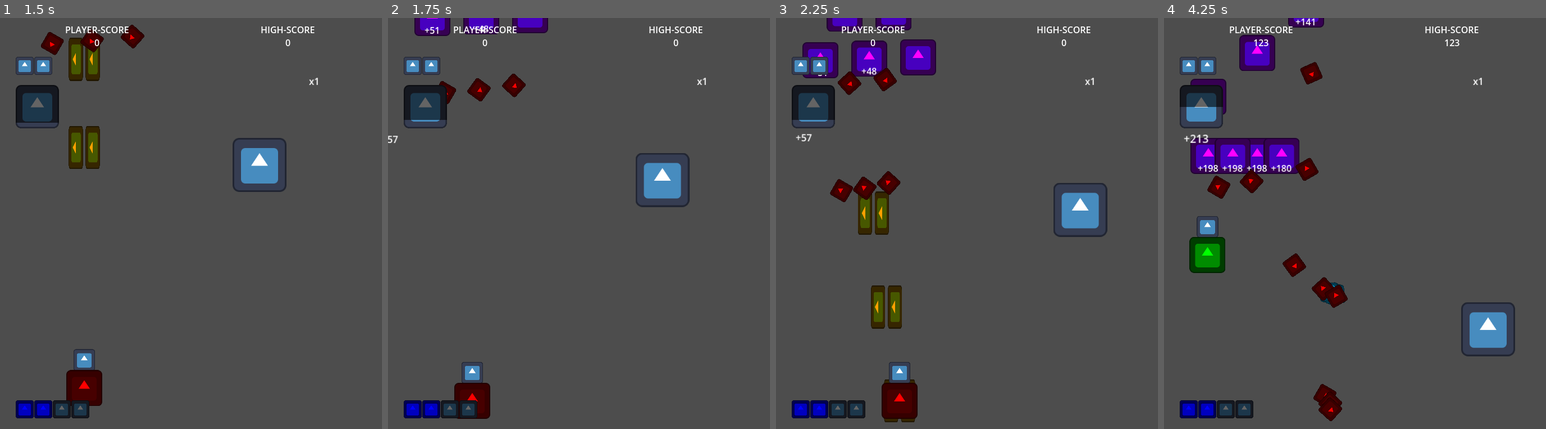
Above: before the commit, frames 1-4 (left to right).
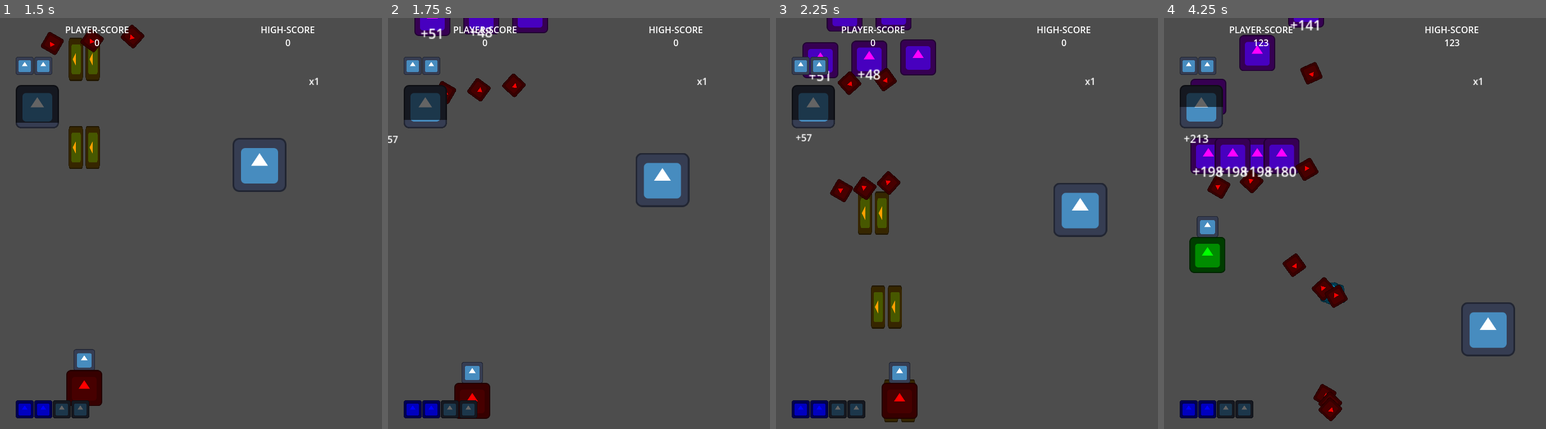
Above: after the commit, the same moments.

Repository: Zeroeth-0/Gatogun
Game: Godot game, scene res://scenes/UI/title_screen.tscn
The game is run twice, just before and just after one commit, with the same random seed, the same clock (stepped at 60 frames per second) and the same inputs. The engine's default icon, where the game draws it, is replaced by a stand-in: a white triangle on a blue panel in a dark square.
Inputs:
- Up to frame 1 (1.5 s): tap Enter (Start) at 0.5 s; hold Right (RIGHT) 0.53-1.28 s; hold Z (A) 0.53-1.28 s; hold Down (DOWN) from 1.28 s (still down); tap X (B) at 1.35 s
- Up to frame 2 (1.75 s): keep holding Down (DOWN)
- Up to frame 3 (2.25 s): release Down (DOWN) at 2.03 s; hold Right (RIGHT) from 2.03 s (still down); hold C (C) from 2.03 s (still down)
- Up to frame 4 (4.25 s): release Right (RIGHT) at 2.78 s; release C (C) at 2.78 s; hold Up (UP) 2.78-3.53 s; tap Enter (Start) at 2.85 s; hold Left (LEFT) from 3.53 s (still down); hold Z (A) from 3.53 s (still down)

Frame 1 is identical in both runs. In frame 2, 0.2% of the frame differs, in the area x 8-28%, y 1-6%; in frame 3, 0.2%; in frame 4, 0.6%, in the area x 7-41%, y 0-39%.

Commit message:
Enemy Combo Label Adjusted

Diff:
--- a/scenes/UI/enemy_combo.tscn
+++ b/scenes/UI/enemy_combo.tscn
@@ -15,5 +15,6 @@
 offset_bottom = -20.0
 grow_horizontal = 2
 grow_vertical = 0
+scale = Vector2(1.5, 1.5)
 horizontal_alignment = 1
 script = ExtResource("1_f7643")
--- a/scenes/enemies/base/enemy.tscn
+++ b/scenes/enemies/base/enemy.tscn
@@ -44,7 +44,9 @@
 debug_color = Color(0, 1, 0, 0.419608)
 
 [node name="EnemyCombo" parent="." instance=ExtResource("3_38ino")]
+offset_left = -75.0
 offset_top = 10.0
+offset_right = 25.0
 offset_bottom = 50.0
 
 [connection signal="area_entered" from="Hitbox" to="." method="_on_hitbox_area_entered"]
